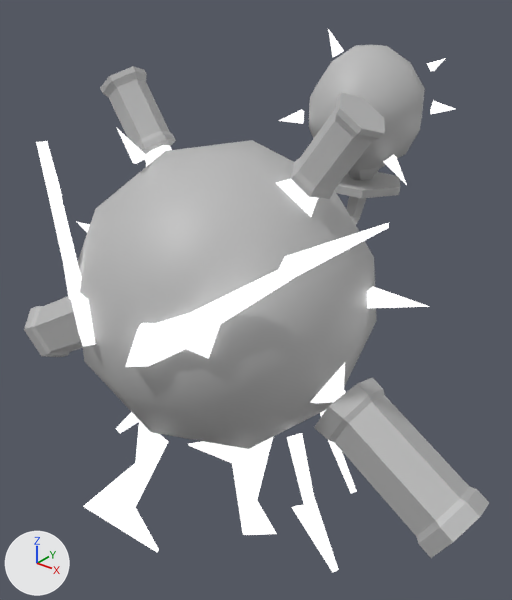
Two versions of the Blender file Client/Arts/LigntningEnemy.blend, one commit apart.
Both versions are drawn from a 50 mm camera at (2.78, -3.11, 1.98) aimed at (-0.1, 0.49, -0.25). The lights are fixed; the arrows at lower left show +X, +Y and +Z.

Objects in the first picture: 'LightningEnemy'.
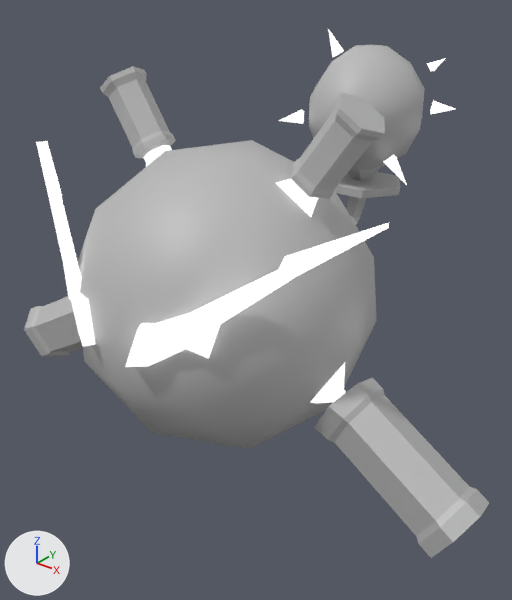
What differs and where, as boxes [x1, y1, x2, y2] in the pictures (512 x 600 px):
'LightningEnemy', reshaped: before [24, 29, 489, 573]; after [24, 29, 489, 558]
part 1 of me_icosphere, deleted: before [77, 127, 430, 573]

Edits to the bpy script that builds the scene:
```text
Change me_icosphere:
    used by ob_lightningenemy; location = (0.0, 0.0, 0.0)
    remove me_icosphere.from_pydata(...)  # 637 vertices, 642 faces; spans x -1.94..1.92, y -0.98..2.33, z -1.64..1.51
    add me_icosphere.from_pydata(...)  # 550 vertices, 579 faces; spans x -1.94..1.92, y -0.98..2.33, z -1.04..1.51
    me_icosphere part 1: 9 loose pieces with 87 vertices, spanning x -1.28..1.29, y -0.95..0.76, z -1.64..1.09, are deleted
```
